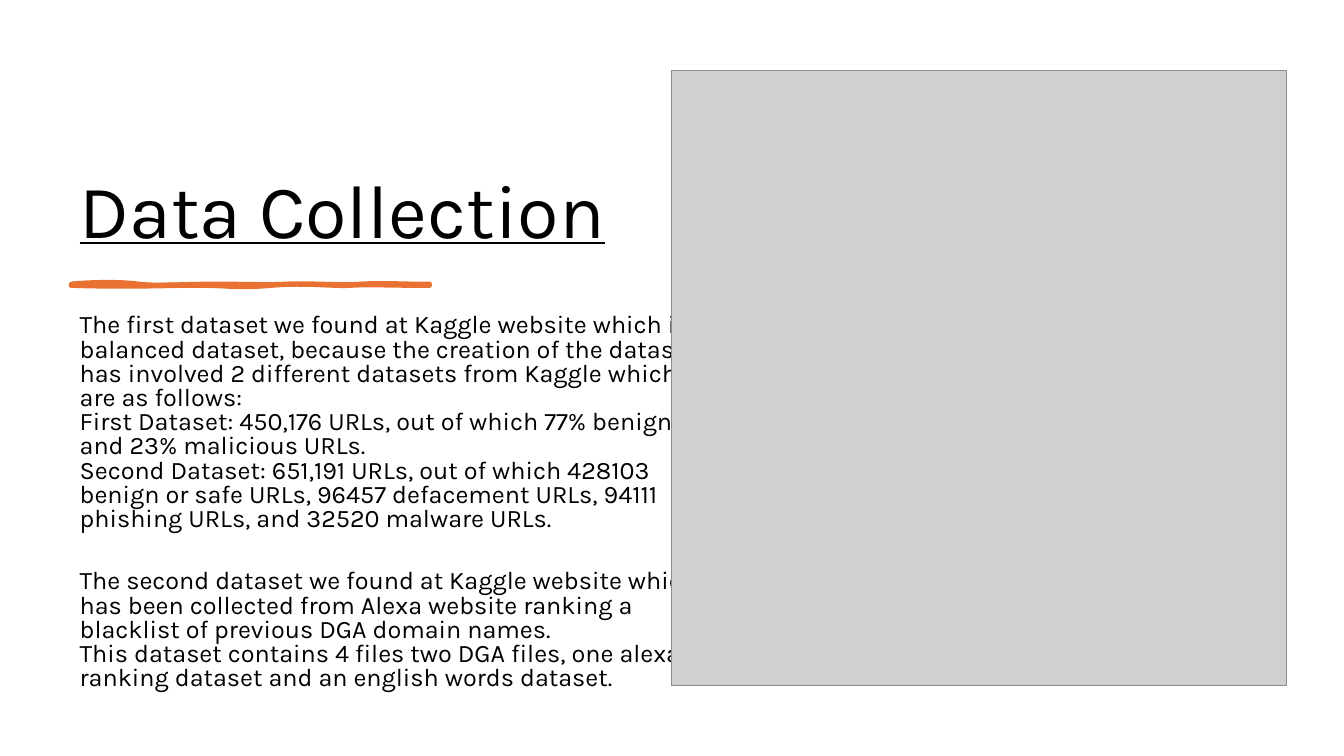
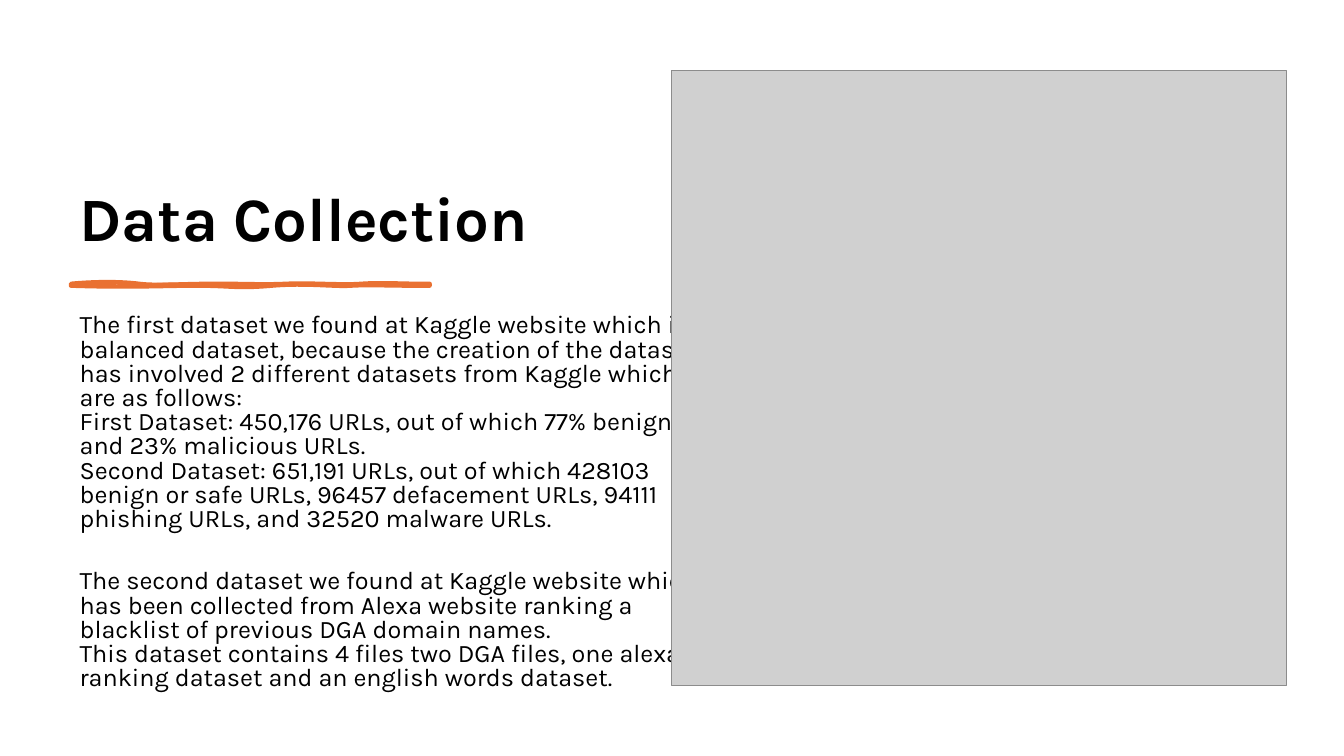
Before and after one commit to AdnanAzem/Malicious-URL-Detection, a slide deck: slide 5 of Malicious-URL-Detection.pptx. Drawn at 1344x756 pixels with LibreOffice and Linux fonts; fonts in the diff are those of the drawing; grey boxes stand for pictures. Boxes give left, top, right and bottom in pixels: in the first picture for what was removed or moved away, otherwise in the second. Text is boxed around its words. In the diff, an @@ line names an element or a change of style, - is before the commit and + after.

```diff
--- a/Malicious-URL-Detection.pptx
+++ b/Malicious-URL-Detection.pptx
@@ title "Data Collection": place and size @@
-title "Data Collection" at box(80, 186, 605, 244)
+title "Data Collection" at box(80, 197, 528, 242)
@@ title "Data Collection" at box(80, 197, 528, 242): size 54 to 44 pt, bold on, underline off @@
```
Also in this commit, not shown: 19 other slides changed, 10 slides added, 21 other files.
